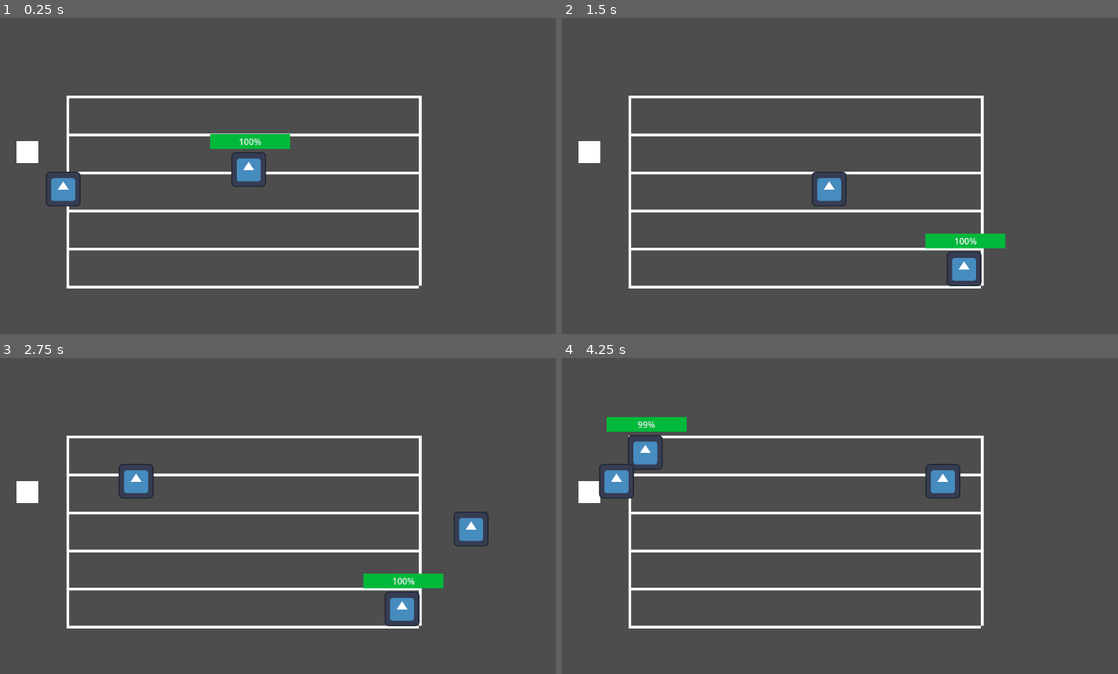
Above: before the commit, frames 1-4 (two rows, left to right).
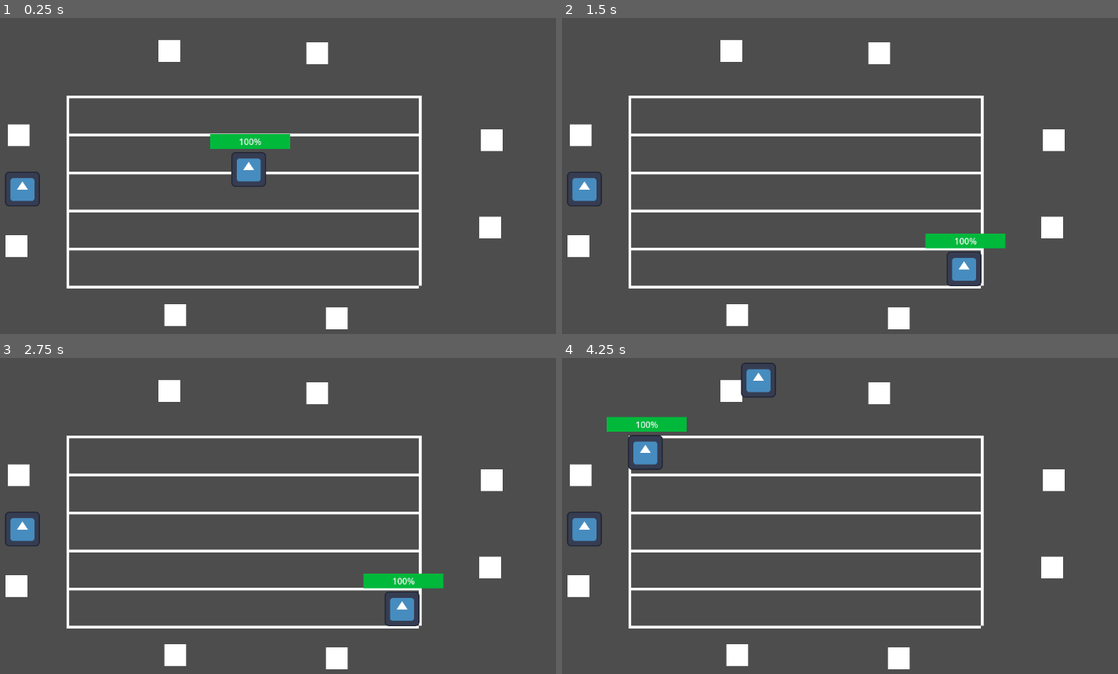
Above: after the commit, the same moments.

Repository: PsiPJ/COGS_2025SP_G2
Game: Godot game, scene res://game_scene.tscn
The game is run twice, just before and just after one commit, with the same random seed, the same clock (stepped at 60 frames per second) and the same inputs. This scene is started directly instead of the project's main scene. The engine's default icon, where the game draws it, is replaced by a stand-in: a white triangle on a blue panel in a dark square.
Inputs:
- Up to frame 1 (0.25 s): no input
- Up to frame 2 (1.5 s): hold D (move_right) 0.53-1.28 s; hold S (move_down) from 1.28 s (still down)
- Up to frame 3 (2.75 s): release S (move_down) at 2.03 s; hold D (move_right) from 2.03 s (still down)
- Up to frame 4 (4.25 s): release D (move_right) at 2.78 s; hold W (move_up) 2.78-3.53 s; hold A (move_left) from 3.53 s (still down)

The runs differ from the first frame. In frame 1, 3.3% of the frame differs, in the area x 0-91%, y 6-99%; in frame 2, 3.3%; in frame 3, 3.7%; in frame 4, 4.2%, in the area x 0-91%, y 1-99%.

Commit message:
Partially working random spawns

Diff:
--- a/game_scene.gd
+++ b/game_scene.gd
@@ -1,10 +1,48 @@
 extends Node2D
 
+func specific_spawn_decider(new_mob, array, direction):
+	new_mob.global_position = array[0]
+	direction = Vector2.RIGHT
+	new_mob.velocity = direction * 300
+
+func spawn_side_decider(new_mob):
+	# the different spawn points are stored in an array corresponding to their location
+	# for organizational purposes. A random number decides where they spawn.
+	var SpawnPointsTop = [$"%SpawnPointTop1".global_position, $"%SpawnPointTop2".global_position]
+	var SpawnPointsRight = [$"%SpawnPointRight1".global_position, $"%SpawnPointRight2".global_position]
+	var SpawnPointsDown = [$"%SpawnPointDown1".global_position, $"%SpawnPointDown2".global_position]
+	var SpawnPointsLeft = [$"%SpawnPointLeft1".global_position, $"%SpawnPointLeft2".global_position]
+
+	var rng = RandomNumberGenerator.new()
+	var random_number = rng.randi_range(1, 4)
+
+	if(random_number == 1):
+		print(SpawnPointsTop.size);
+		specific_spawn_decider(new_mob, SpawnPointsTop, Vector2.DOWN)
+
+	if(random_number == 2):
+		print(SpawnPointsTop.size);
+		specific_spawn_decider(new_mob, SpawnPointsRight, Vector2.LEFT)
+
+	if(random_number == 3):
+		var new: int = SpawnPointsTop.size()
+		print(new)
+		specific_spawn_decider(new_mob, SpawnPointsDown, Vector2.UP)
+
+	if(random_number == 4):
+		var new: int = SpawnPointsTop.size()
+		print(new)
+		specific_spawn_decider(new_mob, SpawnPointsLeft, Vector2.RIGHT)
+
+
 func spawn_mob():
+	#preload mob scene
 	var new_mob = preload("res://mob.tscn").instantiate()
-	new_mob.global_position = $"%SpawnPoint".global_position
+
+	#decides the properties of the mob before spawning it
+	spawn_side_decider(new_mob)
 	add_child(new_mob)
 
-
 func _on_timer_timeout() -> void:
+	#spawns a mob on a timer interval
 	spawn_mob()
--- a/game_scene.tscn
+++ b/game_scene.tscn
@@ -84,13 +84,6 @@
 offset_right = 653.0
 offset_bottom = 350.0
 
-[node name="SpawnPoint" type="ColorRect" parent="."]
-unique_name_in_owner = true
-offset_left = 160.0
-offset_top = 234.0
-offset_right = 200.0
-offset_bottom = 274.0
-
 [node name="Player" parent="." instance=ExtResource("1_p1aj6")]
 position = Vector2(587, 286)
 
@@ -101,4 +94,62 @@
 wait_time = 2.0
 autostart = true
 
+[node name="Spawn Points" type="Node2D" parent="."]
+
+[node name="SpawnPointTop1" type="ColorRect" parent="Spawn Points"]
+unique_name_in_owner = true
+offset_left = 421.0
+offset_top = 48.0
+offset_right = 461.0
+offset_bottom = 88.0
+
+[node name="SpawnPointTop2" type="ColorRect" parent="Spawn Points"]
+unique_name_in_owner = true
+offset_left = 693.0
+offset_top = 52.0
+offset_right = 733.0
+offset_bottom = 92.0
+
+[node name="SpawnPointRight1" type="ColorRect" parent="Spawn Points"]
+unique_name_in_owner = true
+offset_left = 1014.0
+offset_top = 212.0
+offset_right = 1054.0
+offset_bottom = 252.0
+
+[node name="SpawnPointRight2" type="ColorRect" parent="Spawn Points"]
+unique_name_in_owner = true
+offset_left = 1011.0
+offset_top = 373.0
+offset_right = 1051.0
+offset_bottom = 413.0
+
+[node name="SpawnPointDown1" type="ColorRect" parent="Spawn Points"]
+unique_name_in_owner = true
+offset_left = 729.0
+offset_top = 540.0
+offset_right = 769.0
+offset_bottom = 580.0
+
+[node name="SpawnPointDown2" type="ColorRect" parent="Spawn Points"]
+unique_name_in_owner = true
+offset_left = 432.0
+offset_top = 534.0
+offset_right = 472.0
+offset_bottom = 574.0
+
+[node name="SpawnPointLeft1" type="ColorRect" parent="Spawn Points"]
+unique_name_in_owner = true
+offset_left = 140.0
+offset_top = 407.0
+offset_right = 180.0
+offset_bottom = 447.0
+
+[node name="SpawnPointLeft2" type="ColorRect" parent="Spawn Points"]
+unique_name_in_owner = true
+offset_left = 144.0
+offset_top = 203.0
+offset_right = 184.0
+offset_bottom = 243.0
+
 [connection signal="timeout" from="Timer" to="." method="_on_timer_timeout"]
--- a/mob.gd
+++ b/mob.gd
@@ -1,6 +1,6 @@
 extends CharacterBody2D
 
 func _physics_process(delta):
-	var direction = Vector2.RIGHT
-	velocity = direction * 300
+	#var direction = Vector2.RIGHT
+	#velocity = direction * 300
 	move_and_slide()
